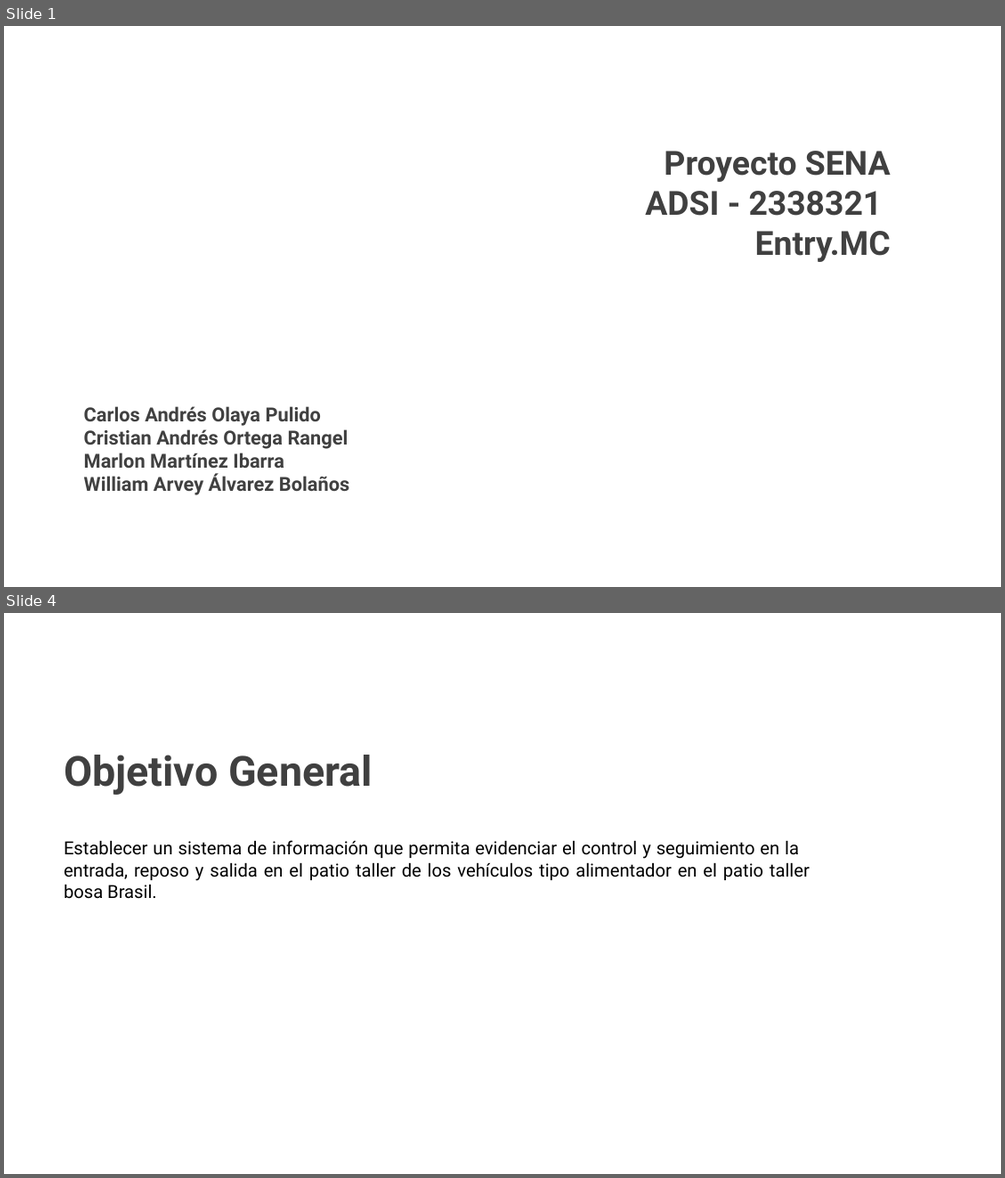
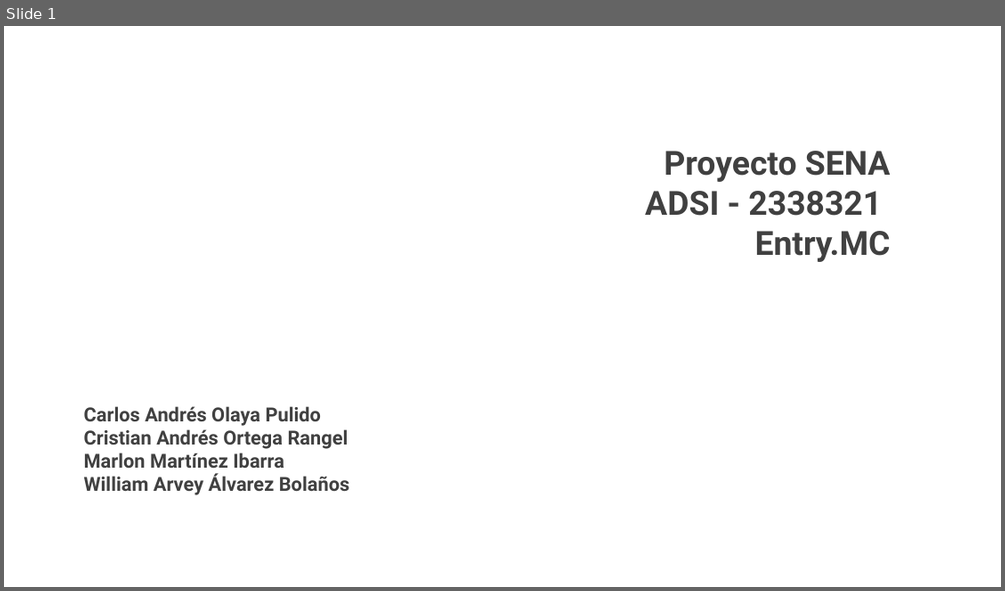
Before and after one commit to Mmartinez951/EntryQr, a slide deck: PresentaciónTIII/Presentación EntryMC.pptx. Shown one above the other, each under a label of ours: slides 1 and 4 before the commit, slide 1 after it; the slides between them are not shown. The pictures are 1005x1178 and 1005x591 pixels, drawn with LibreOffice and Linux fonts; fonts in the diff are those of the drawing; background and template pictures are left out. Boxes give left, top, right and bottom in pixels: in the first picture for what was removed or moved away, otherwise in the second. Text is boxed around its words. In the diff, an @@ line names an element or a change of style, - is before the commit and + after.

```diff
--- a/PresentaciónTIII/Presentación EntryMC.pptx
+++ b/PresentaciónTIII/Presentación EntryMC.pptx
@@ slide 4 removed at <box>4,613,1001,1174</box>, background picture (left out) @@
@@ text removed at <box>64,755,372,795</box> @@
-  Objetivo General
@@ text removed at <box>64,840,809,899</box> @@
-  Establecer un sistema de información que permita evidenciar el control y seguimiento en la entrada, reposo y salida en el patio taller de los vehículos tipo alimentador en el patio taller bosa Brasil.
```
Also in this commit, not shown: 3 other slides changed, 5 slides added, 4 other slides removed.
